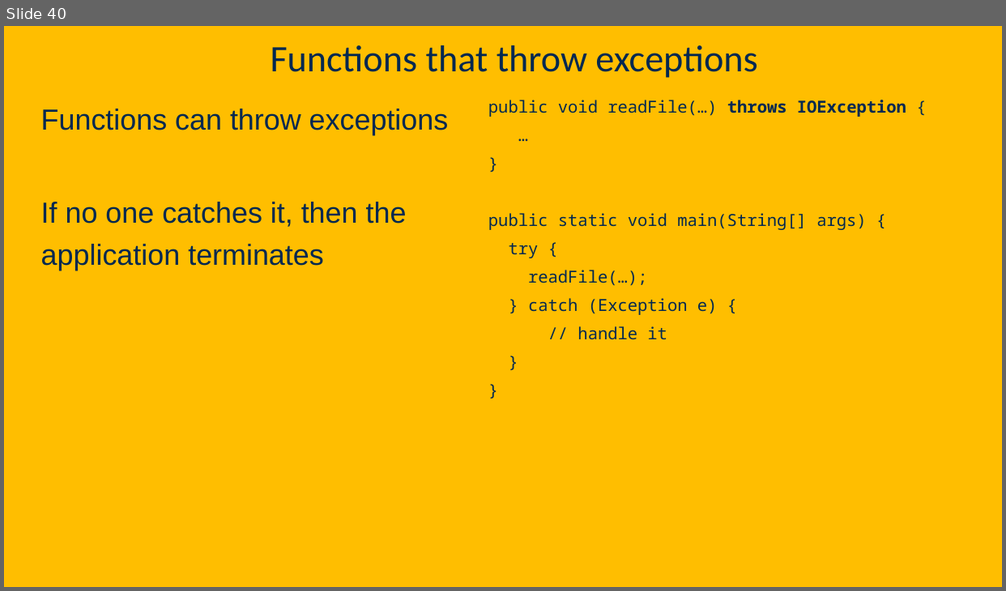
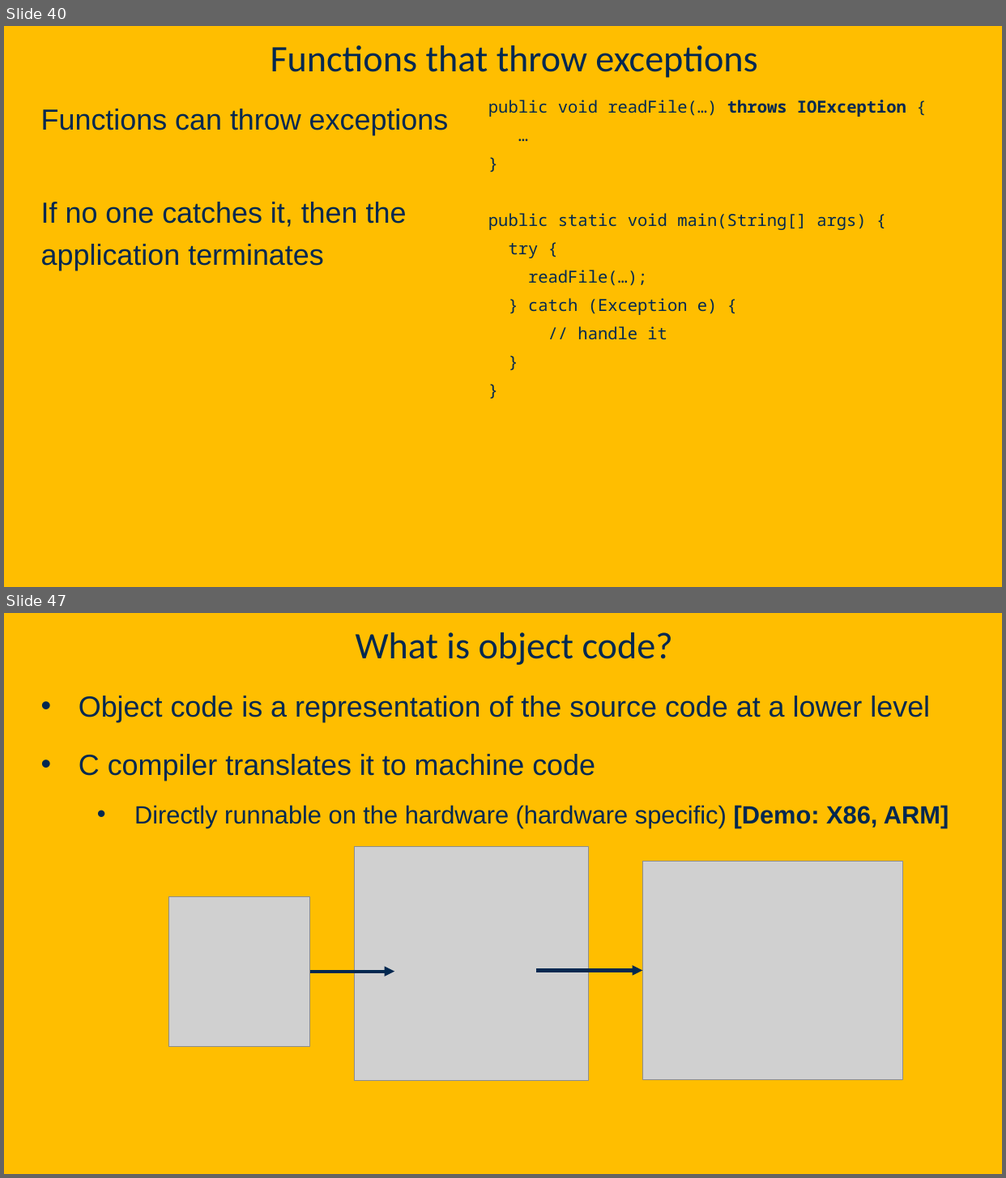
Before and after one commit to davsec-teaching/ECS160-Winter2025, a slide deck: slides/3_object_oriented_fundamentals.pptx. Shown one above the other, each under a label of ours: slide 40 before the commit, slides 40 and 47 after it; the slides between them are not shown. The pictures are 1006x591 and 1006x1178 pixels, drawn with LibreOffice and Linux fonts; fonts in the diff are those of the drawing; grey boxes stand for pictures; background and template pictures are left out. Boxes give left, top, right and bottom in pixels: in the first picture for what was removed or moved away, otherwise in the second. Text is boxed around its words. In the diff, an @@ line names an element or a change of style, - is before the commit and + after.

```diff
--- a/slides/3_object_oriented_fundamentals.pptx
+++ b/slides/3_object_oriented_fundamentals.pptx
@@ slide 47 added at (4,613,1002,1174), background picture (left out) @@
@@ title added at (356,632,673,665), 36 pt, text #022850 @@
+What is object code?
@@ text added at (79,696,948,828), 28 pt, text #022850 @@
+• Object code is a representation of the source code at a lower level
+• C compiler translates it to machine code
+  • Directly runnable on the hardware (hardware specific) [Demo: X86, ARM]
@@ picture added at (355,846,590,1080) @@
@@ picture added at (642,862,903,1080) @@
@@ picture added at (168,897,310,1046) @@
@@ arrow added from (310, 972) to (394, 972), #022850 3.25 pt @@
@@ arrow added from (536, 971) to (642, 971), #022850 3.25 pt @@
```
Also in this commit, not shown: 13 other slides added, 2 other files.
